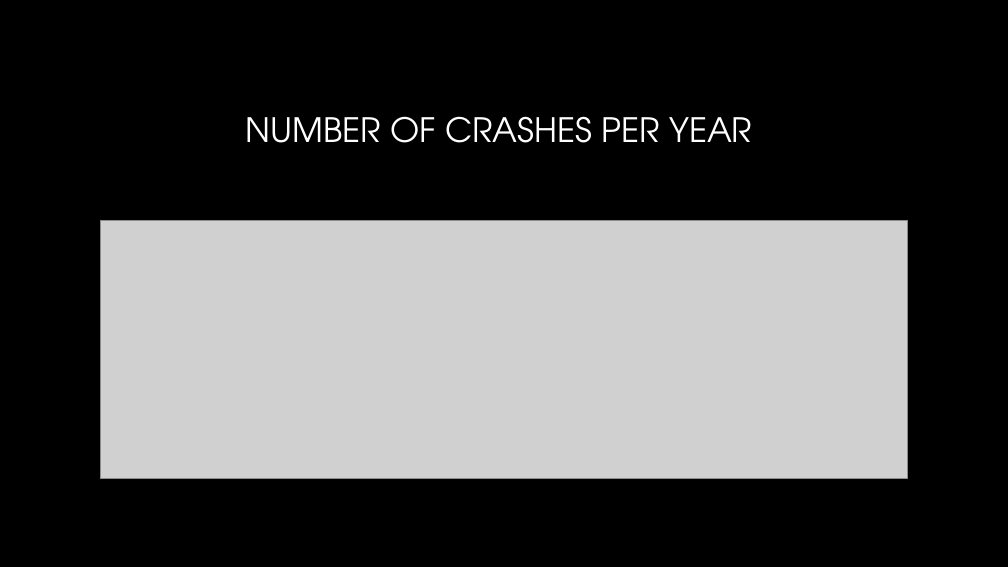
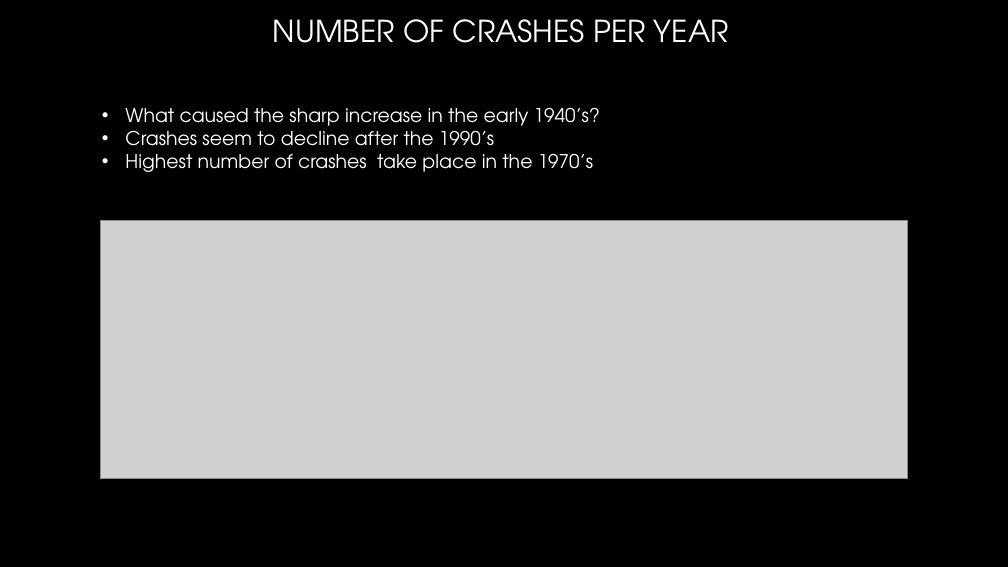
Before and after one commit to LauraJ3053/Project_01, a slide deck: slide 2 of Airplane_Crashes/Project 1 Presentation.pptx. Drawn at 1008x567 pixels with LibreOffice and Linux fonts; fonts in the diff are those of the drawing; grey boxes stand for pictures; background and template pictures are left out. Boxes give left, top, right and bottom in pixels: in the first picture for what was removed or moved away, otherwise in the second. Text is boxed around its words. In the diff, an @@ line names an element or a change of style, - is before the commit and + after.

```diff
--- a/Airplane_Crashes/Project 1 Presentation.pptx
+++ b/Airplane_Crashes/Project 1 Presentation.pptx
@@ title "NUMBER OF CRASHES PER YEAR": place and size @@
-title "NUMBER OF CRASHES PER YEAR" at [246, 116, 752, 143]
+title "NUMBER OF CRASHES PER YEAR" at [273, 19, 729, 43]
@@ title "NUMBER OF CRASHES PER YEAR" at [273, 19, 729, 43]: size 32 to 28.8 pt; vertical alignment middle to bottom @@
@@ text added at [125, 108, 601, 172], 18 pt, text #FFFFFF @@
+• What caused the sharp increase in the early 1940’s?
+• Crashes seem to decline after the 1990’s
+• Highest number of crashes take place in the 1970’s
```
Also in this commit, not shown: 5 slides added, 3 slides removed, 4 other files.
